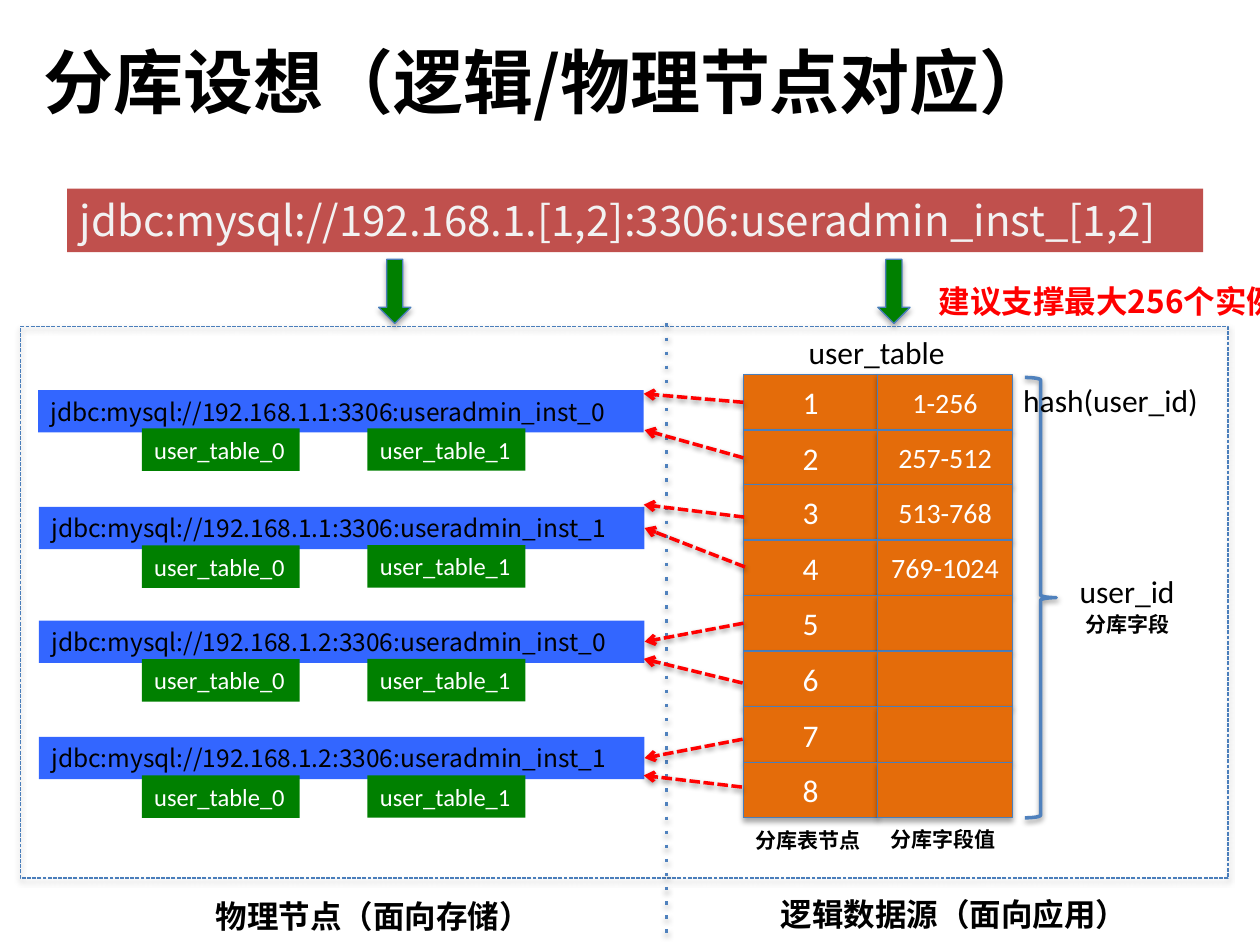
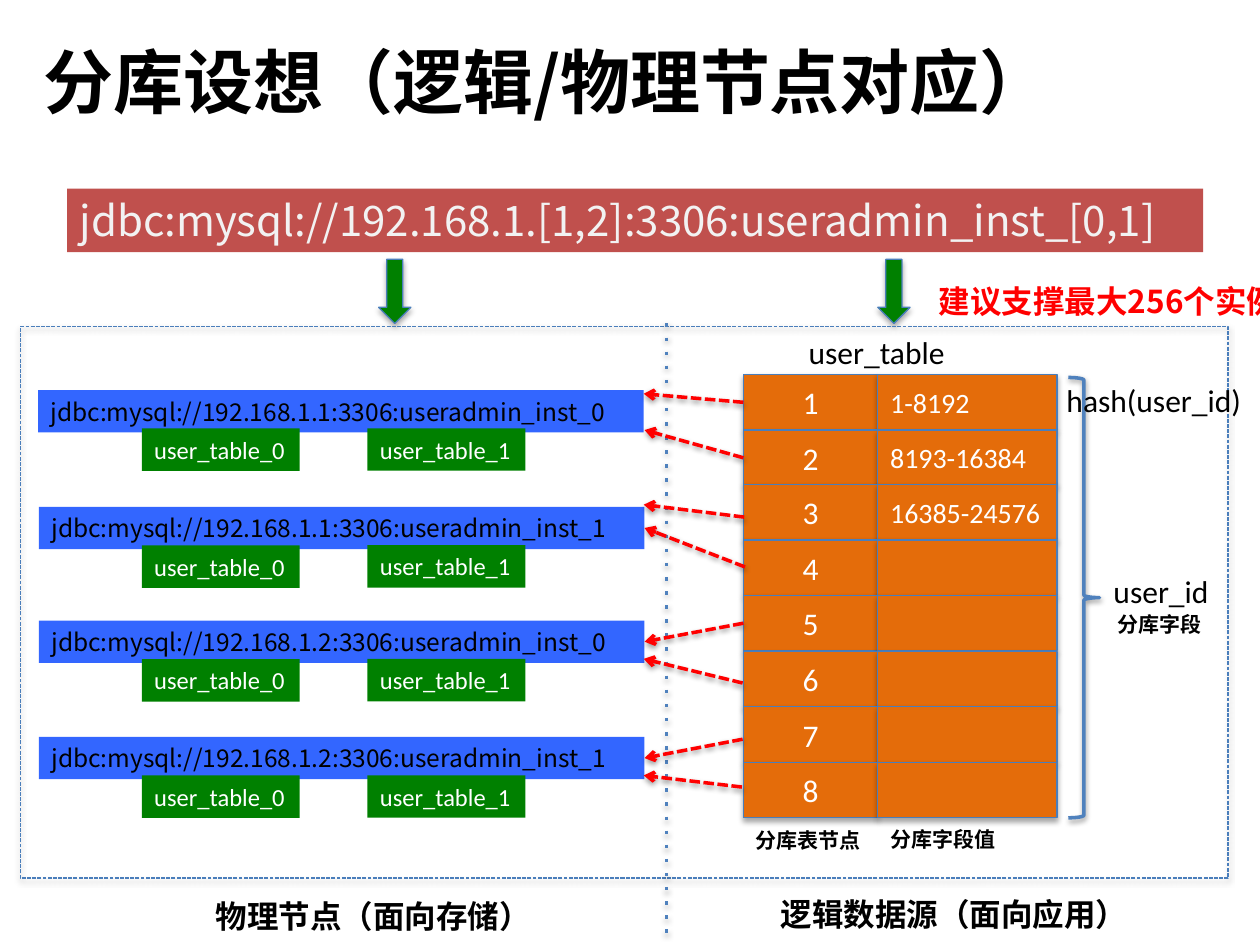
Before and after one commit to zl2006/yy-document, a slide deck: slide 5 of 【技术】分布式数据库/分布式数据库设计（YYDAL）.pptx (slide 2 before the commit). Drawn at 1260x945 pixels with LibreOffice and Linux fonts; fonts in the diff are those of the drawing. Boxes give left, top, right and bottom in pixels: in the first picture for what was removed or moved away, otherwise in the second. Text is boxed around its words. In the diff, an @@ line names an element or a change of style, - is before the commit and + after.

```diff
--- a/【技术】分布式数据库/分布式数据库设计（YYDAL）.pptx
+++ b/【技术】分布式数据库/分布式数据库设计（YYDAL）.pptx
@@ text in rectangle at (x1=80, y1=202, x2=1156, y2=246): text changed @@
-jdbc:mysql://192.168.1.[1,2]:3306:useradmin_inst_[1,2]
+jdbc:mysql://192.168.1.[1,2]:3306:useradmin_inst_[0,1]
@@ rectangle "1-8192" resized from (x1=878, y1=374, x2=1013, y2=430) to (x1=878, y1=374, x2=1057, y2=430) @@
@@ text "hash(user_id)" moved from (x1=1023, y1=386, x2=1197, y2=420) to (x1=1066, y1=386, x2=1240, y2=420) @@
@@ right brace moved from (x1=1026, y1=378, x2=1057, y2=819) to (x1=1068, y1=378, x2=1100, y2=819) @@
@@ text in rectangle at (x1=890, y1=394, x2=969, y2=414): text changed @@
-1-256
+1-8192
@@ rectangle "8193-16384" resized from (x1=878, y1=430, x2=1013, y2=485) to (x1=878, y1=430, x2=1057, y2=485) @@
@@ text in rectangle at (x1=890, y1=449, x2=1026, y2=469): text changed @@
-257-512
+8193-16384
@@ rectangle "16385-24576" resized from (x1=878, y1=484, x2=1013, y2=539) to (x1=878, y1=484, x2=1057, y2=539) @@
@@ text in rectangle at (x1=890, y1=504, x2=1040, y2=524): text changed @@
-513-768
+16385-24576
@@ rectangle resized from (x1=878, y1=539, x2=1013, y2=595) to (x1=878, y1=539, x2=1057, y2=595) @@
@@ text in rectangle at (x1=891, y1=559, x2=999, y2=579): text removed @@
-769-1024
@@ text "user_id" moved from (x1=1080, y1=581, x2=1175, y2=608) to (x1=1113, y1=581, x2=1208, y2=608) @@
@@ rectangle resized from (x1=878, y1=596, x2=1013, y2=651) to (x1=878, y1=596, x2=1057, y2=651) @@
@@ text "分库字段" moved from (x1=1086, y1=614, x2=1170, y2=634) to (x1=1118, y1=614, x2=1202, y2=634) @@
@@ rectangle resized from (x1=878, y1=651, x2=1013, y2=707) to (x1=878, y1=651, x2=1057, y2=707) @@
@@ rectangle resized from (x1=878, y1=707, x2=1013, y2=762) to (x1=878, y1=707, x2=1057, y2=762) @@
@@ rectangle resized from (x1=878, y1=762, x2=1013, y2=818) to (x1=878, y1=762, x2=1057, y2=818) @@
```
Also in this commit, not shown: 5 other slides changed, 8 slides added.
